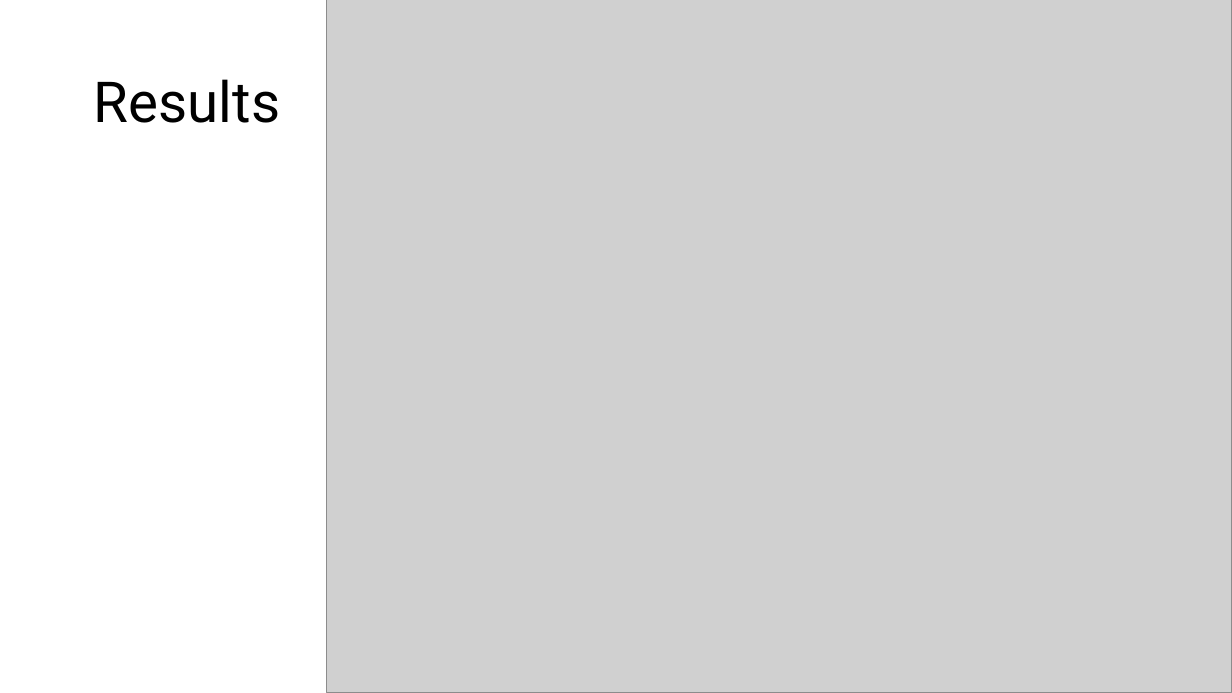
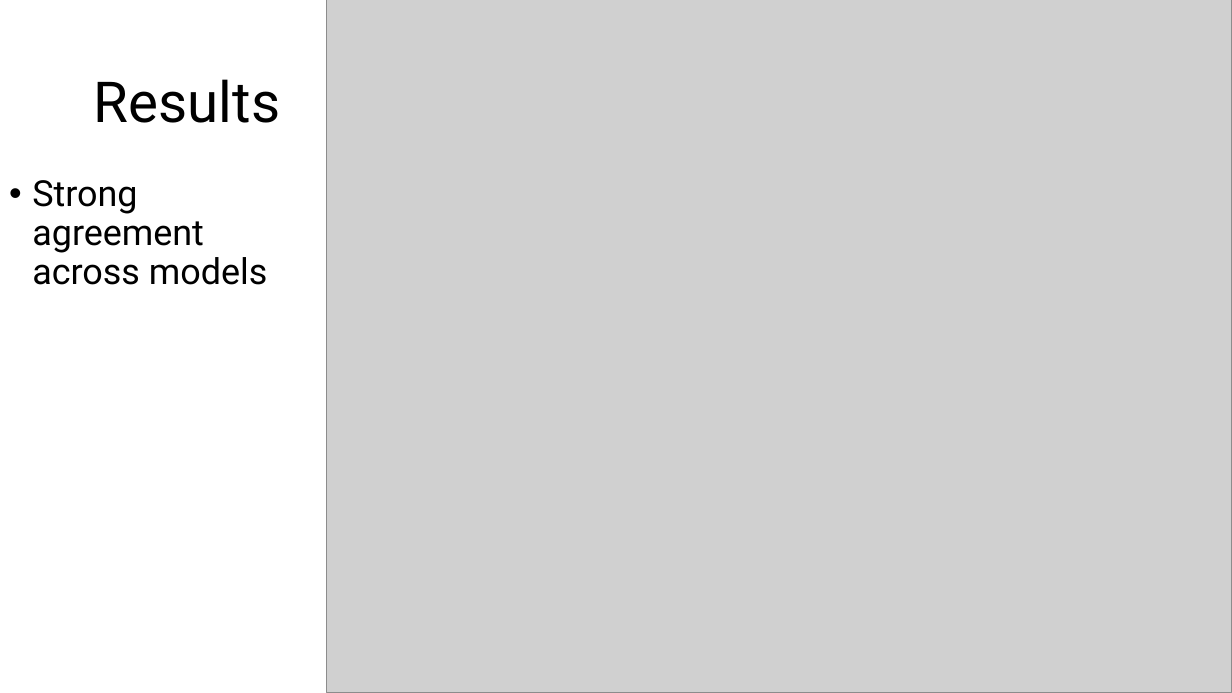
Before and after one commit to eweible/BIOS6624, a slide deck: slide 6 of P1/Dissemination/P1_Presentation.pptx. Drawn at 1232x693 pixels with LibreOffice and Linux fonts; fonts in the diff are those of the drawing; grey boxes stand for pictures. Boxes give left, top, right and bottom in pixels: in the first picture for what was removed or moved away, otherwise in the second. Text is boxed around its words. In the diff, an @@ line names an element or a change of style, - is before the commit and + after.

```diff
--- a/P1/Dissemination/P1_Presentation.pptx
+++ b/P1/Dissemination/P1_Presentation.pptx
@@ text added at box(32, 180, 267, 285), 28 pt, text #000000 @@
+• Strong agreement across models
```
Also in this commit, not shown: 1 other slide changed, 2 other files.
